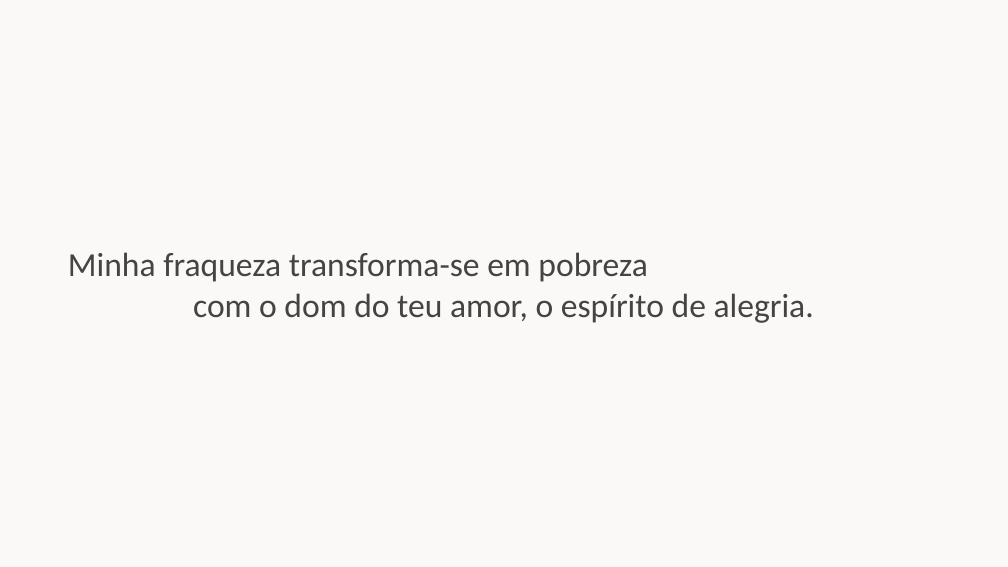
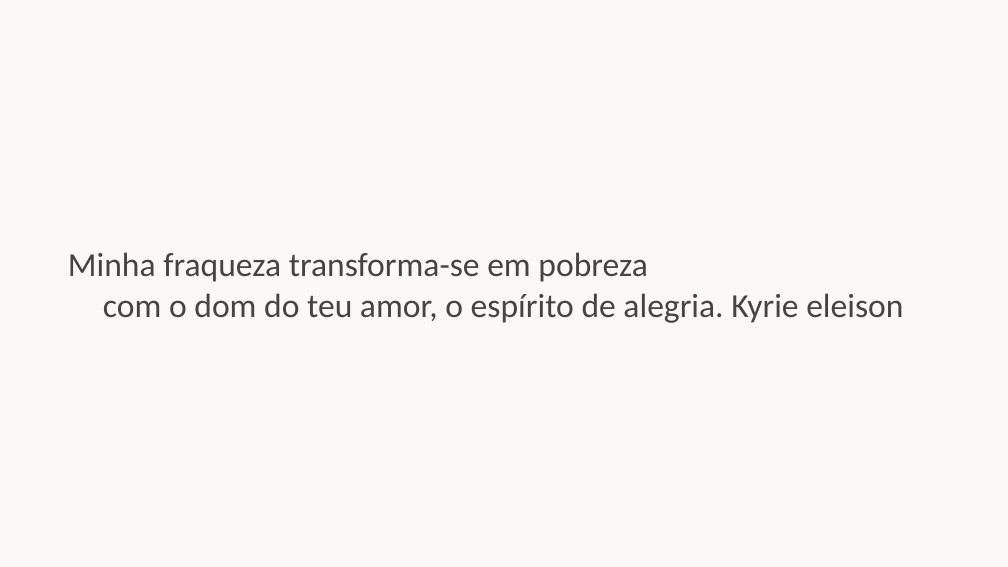
Before and after one commit to gpereira12/slides-harmonia-divina, a slide deck: slide 17 of missas/Quaresma/Quaresma_I.pptx (slide 13 before the commit). Drawn at 1008x567 pixels with LibreOffice and Linux fonts; fonts in the diff are those of the drawing. Boxes give left, top, right and bottom in pixels: in the first picture for what was removed or moved away, otherwise in the second. Text is boxed around its words. In the diff, an @@ line names an element or a change of style, - is before the commit and + after.

```diff
--- a/missas/Quaresma/Quaresma_I.pptx
+++ b/missas/Quaresma/Quaresma_I.pptx
@@ text at [68, 252, 903, 323]: text changed @@
-Minha fraqueza transforma-se em pobreza
-com o dom do teu amor, o espírito de alegria.
+Minha fraqueza transforma-se em pobreza
+com o dom do teu amor, o espírito de alegria. Kyrie eleison
```
Also in this commit, not shown: 8 other slides changed, 10 slides added, 1 other file.
